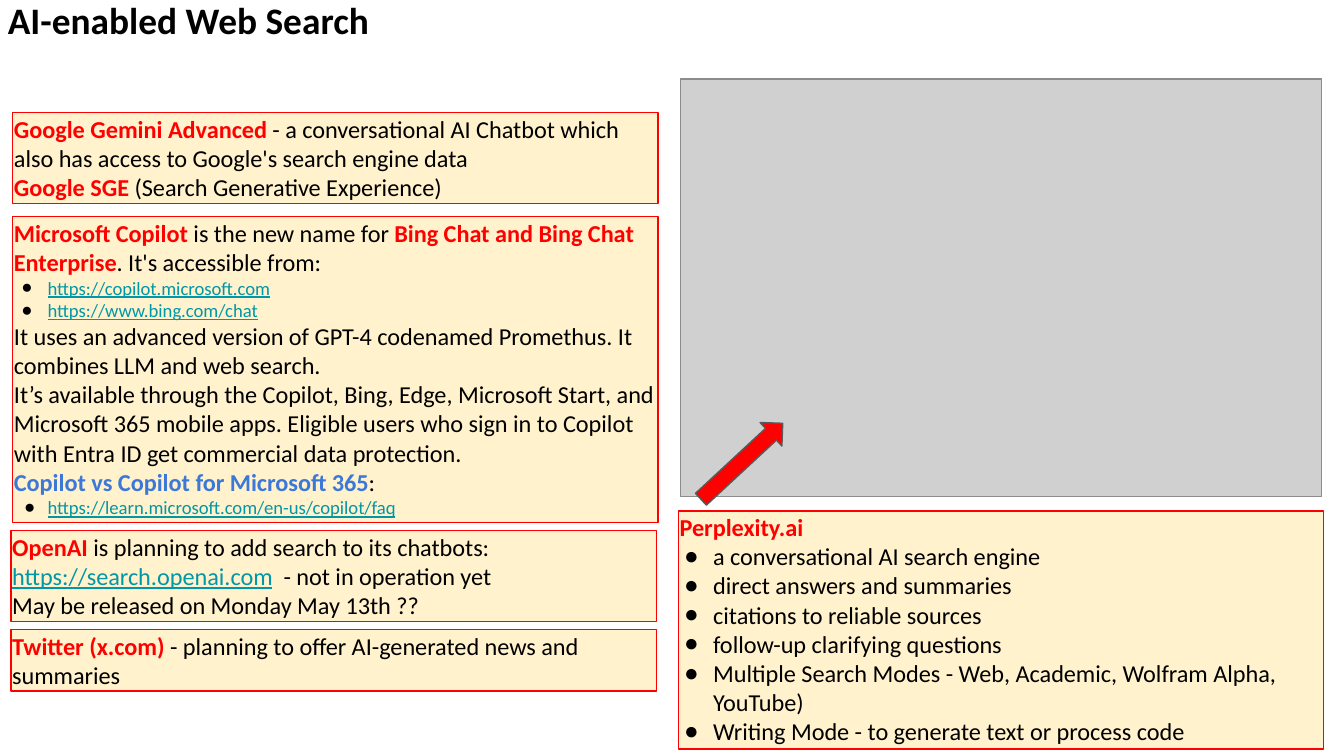
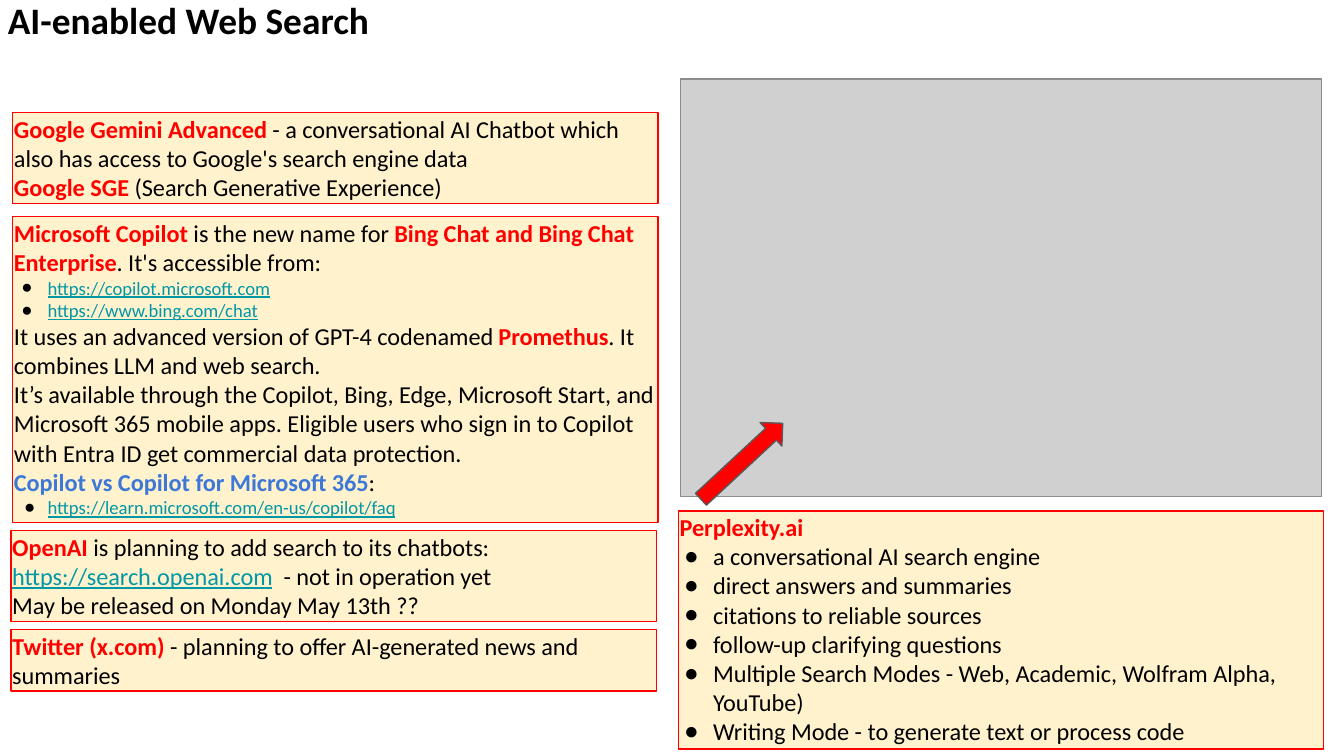
Before and after one commit to lselector/seminar, a slide deck: slide 6 of 2024/2024-05-10-AI-Updates.pptx. Drawn at 1344x756 pixels with LibreOffice and Linux fonts; fonts in the diff are those of the drawing; grey boxes stand for pictures. Boxes give left, top, right and bottom in pixels: in the first picture for what was removed or moved away, otherwise in the second. Text is boxed around its words. In the diff, an @@ line names an element or a change of style, - is before the commit and + after.

```diff
--- a/2024/2024-05-10-AI-Updates.pptx
+++ b/2024/2024-05-10-AI-Updates.pptx
@@ text in rectangle at [14, 328, 634, 374]: text colour #000000 to #FF0000, bold on in "Promethus." @@
```
Also in this commit, not shown: 1 other slide changed.
